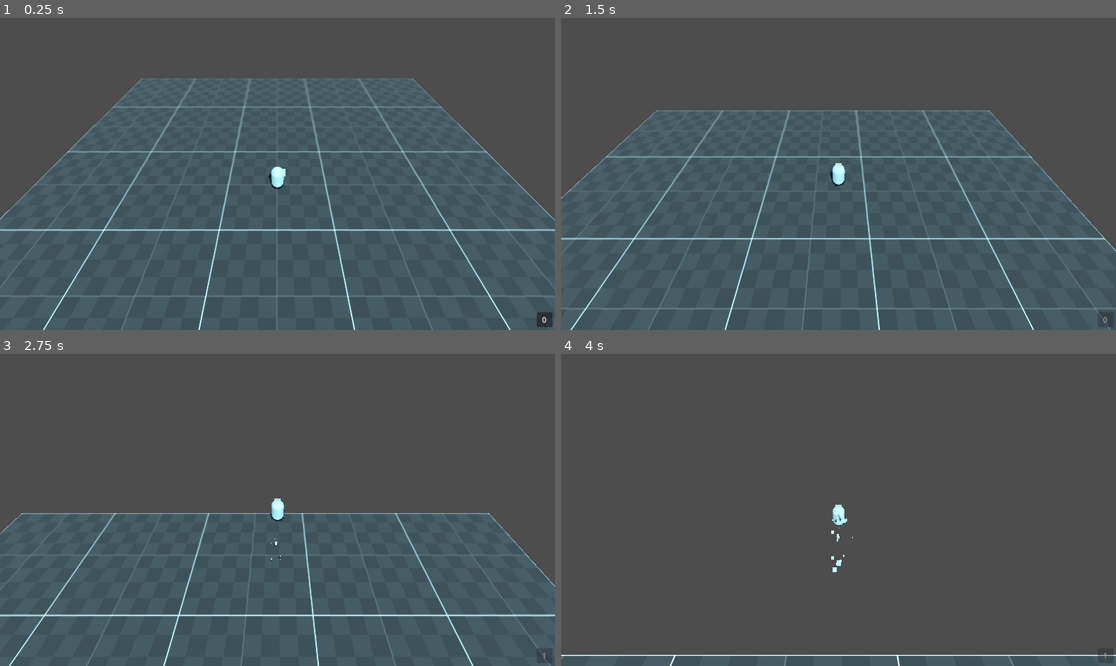
Above: before the commit, frames 1-4 (two rows, left to right).
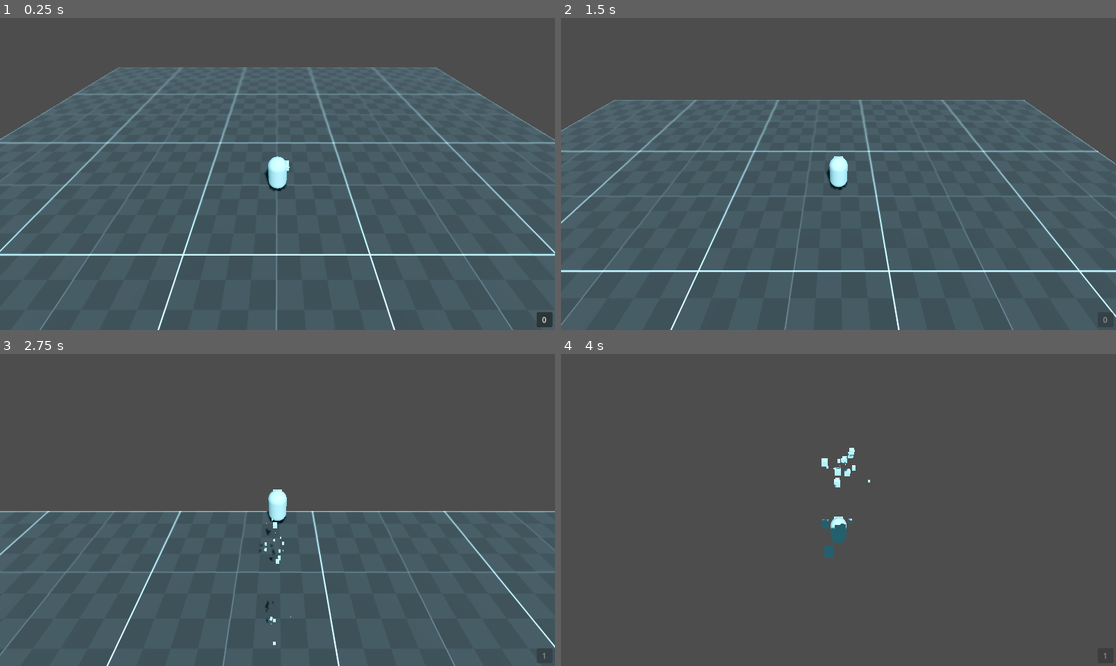
Above: after the commit, the same moments.

Repository: itspacchu/BYOG_2023
Game: Godot game, scene res://Scenes/MainScene.tscn
Same seed, same stepped clock (60 frames per second), same inputs: the game is played once before the commit and once after it.
Inputs:
- Up to frame 1 (0.25 s): no input
- Up to frame 2 (1.5 s): tap Enter (ui_accept) at 0.5, 0.77 s; hold W (move_up) from 0.53 s (still down); tap Shift (sprint) at 0.6, 1.35 s
- Up to frame 3 (2.75 s): keep holding W (move_up); tap Enter (ui_accept) at 1.52 s; tap Shift (sprint) at 2.1 s
- Up to frame 4 (4 s): keep holding W (move_up); tap Shift (sprint) at 2.85, 3.6 s; tap Enter (ui_accept) at 3.02, 3.77 s

The runs differ from the first frame. In frame 1, 12% of the frame differs, in the area x 0-100%, y 15-100%; in frame 2, 10%; in frame 3, 4.9%; in frame 4, 1.5%.

Commit message:
Changed the Jump a bit

Diff:
--- a/Scenes/MainScene.tscn
+++ b/Scenes/MainScene.tscn
@@ -38,10 +38,10 @@
 playerNode = NodePath("../Player")
 
 [node name="SpringArm3D" type="SpringArm3D" parent="PlayerParent"]
-transform = Transform3D(1, 0, 0, 0, 0.661312, 0.750111, 0, -0.750111, 0.661312, 0, 10, 8.422)
-spring_length = 3.0
+transform = Transform3D(1, 0, 0, 0, 0.707107, 0.707107, 0, -0.707107, 0.707107, 0, 7, 7)
 
 [node name="Camera3D" type="Camera3D" parent="PlayerParent/SpringArm3D"]
+transform = Transform3D(1, 0, 0, 0, 1, 0, 0, 0, 1, 0, 0, 0)
 
 [node name="ShapeCast3D" type="ShapeCast3D" parent="PlayerParent/SpringArm3D/Camera3D"]
 transform = Transform3D(1, 0, 0, 0, 0.155659, -0.987811, 0, 0.987811, 0.155659, 0, 0, 0)
--- a/Scripts/PlayerMovement.gd
+++ b/Scripts/PlayerMovement.gd
@@ -3,7 +3,7 @@
 
 const SPEED = 5.0
 const AIR_SPEED = 3.0
-const JUMP_VELOCITY = 4.5
+const JUMP_VELOCITY = 14.0
 const ROT_SMOOTHING = 20.0
 const SPRINT_MULTIPLIER = 1.75
 
@@ -34,9 +34,8 @@
 	# Add the gravity.
 	var move_speed = SPEED
 	if not is_on_floor():
-		velocity.y -= gravity * delta
+		velocity.y -= 3 * gravity * delta
 		move_speed = lerp(move_speed,AIR_SPEED,40*delta)
-
 
 	# Handle Jump.
 	if Input.is_action_just_pressed("ui_accept") and is_on_floor():
